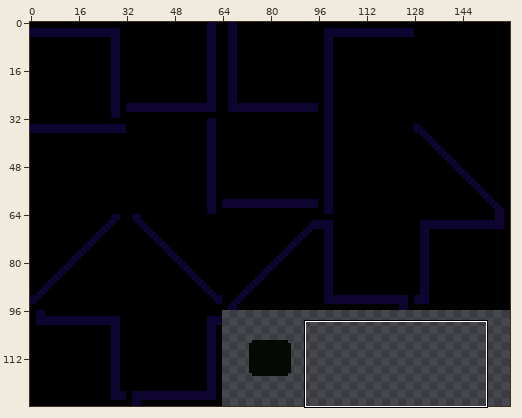
Two states of a sprite sheet, files/testcity_tileset.png. Above: a wide view before the commit, with the close-up outlined.
Close-up. The starting point:
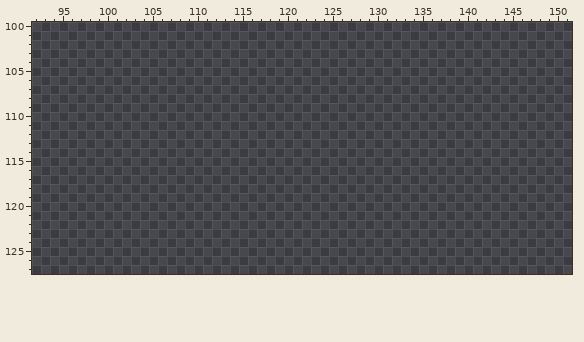
The file is 160x128 pixels. Shown: x 92..151, y 100..127.
New version:
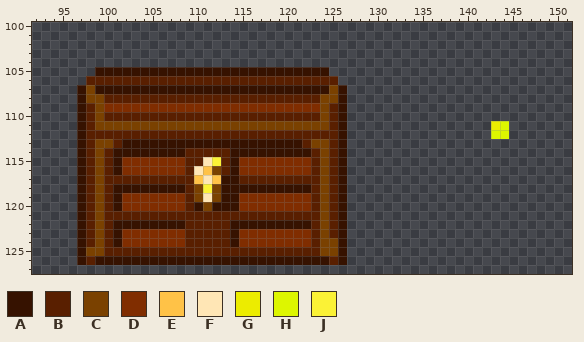
Palette (. is transparent): A #361200  B #591f00  C #7a4100  D #802d00  E #ffc247  F #ffe6b5  G #ecec00  H #ddf600  J #fbf236
Difference:
@@ x 92..151 @@
 104 ............................................................
-105 ............................................................
-106 ............................................................
-107 ............................................................
-108 ............................................................
-109 ............................................................
-110 ............................................................
-111 ............................................................
-112 ............................................................
-113 ............................................................
-114 ............................................................
-115 ............................................................
-116 ............................................................
-117 ............................................................
-118 ............................................................
-119 ............................................................
-120 ............................................................
-121 ............................................................
-122 ............................................................
-123 ............................................................
-124 ............................................................
-125 ............................................................
-126 ............................................................
+105 .......AAAAAAAAAAAAAAAAAAAAAAAAAA...........................
+106 ......BBBBBBBBBBBBBBBBBBBBBBBBBBBB..........................
+107 .....ACAAAAAAAAAAAAAAAAAAAAAAAAAACA.........................
+108 .....ACCBBBBBBBBBBBBBBBBBBBBBBBBCCA.........................
+109 .....ABCDDDDDDDDDDDDDDDDDDDDDDDDCBA.........................
+110 .....ABCBBBBBBBBBBBBBBBBBBBBBBBBCBA.........................
+111 .....ABCCCCCCCCCCCCCCCCCCCCCCCCCCBA................GH.......
+112 .....ABBBBBBBBBBBBBBBBBBBBBBBBBBBBA................HH.......
+113 .....ABCCBAAAAAAAAAAAAAAAAAAAABCCBA.........................
+114 .....ABCBAAAAAAAABBBBBAAAAAAAAABCBA.........................
+115 .....ABCBADDDDDDDBBFJBADDDDDDDDBCBA.........................
+116 .....ABCBADDDDDDDBFECBADDDDDDDDBCBA.........................
+117 .....ABCBBBBBBBBBBEFEAABBBBBBBBBCBA.........................
+118 .....ABCBAAAAAAAABCJCAAAAAAAAAABCBA.........................
+119 .....ABCBADDDDDDDBCFCAADDDDDDDDBCBA.........................
+120 .....ABCBADDDDDDDBACAAADDDDDDDDBCBA.........................
+121 .....ABCBBBBBBBBBBBBBBBBBBBBBBBBCBA.........................
+122 .....ABCBAAAAAAAABBBBBAAAAAAAAABCBA.........................
+123 .....ABCBADDDDDDDBBBBBADDDDDDDDBCBA.........................
+124 .....ABCBADDDDDDDBBBBBADDDDDDDDBCCA.........................
+125 .....ACCBBBBBBBBBBBBBBBBBBBBBBBBCCA.........................
+126 .....ABAAAAAAAAAAAAAAAAAAAAAAAAAABA.........................
 127 ............................................................
Pixel boxes of the changes (left, top, right, bottom) in both close-ups:
added: (77, 67, 347, 265)
added: (491, 121, 509, 139)
